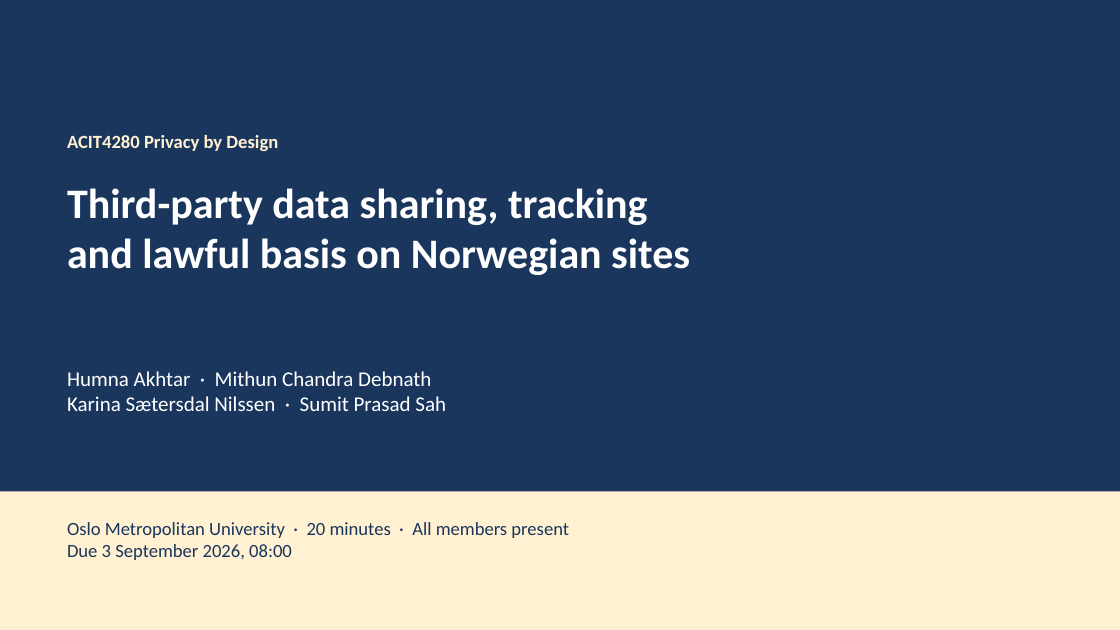
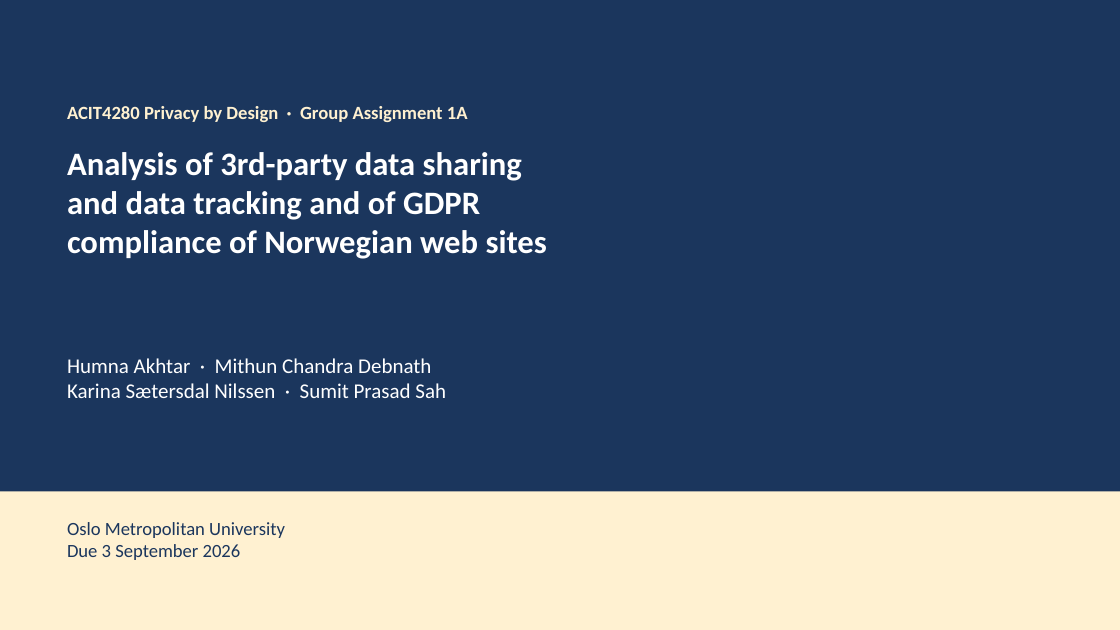
Before and after one commit to kasa031/Bacheloroppgave, a slide deck: slide 1 of ACIT4280_1A_presentation.pptx. Drawn at 1120x630 pixels with LibreOffice and Linux fonts; fonts in the diff are those of the drawing. Boxes give left, top, right and bottom in pixels: in the first picture for what was removed or moved away, otherwise in the second. Text is boxed around its words. In the diff, an @@ line names an element or a change of style, - is before the commit and + after.

```diff
--- a/ACIT4280_1A_presentation.pptx
+++ b/ACIT4280_1A_presentation.pptx
@@ text at bbox=[67, 106, 468, 122]: text changed @@
-ACIT4280 Privacy by Design
+ACIT4280 Privacy by Design · Group Assignment 1A
@@ text at bbox=[67, 152, 547, 259]: text changed; size 36 to 28 pt @@
-Third-party data sharing, tracking
-and lawful basis on Norwegian sites
+Analysis of 3rd-party data sharing
+and data tracking and of GDPR
+compliance of Norwegian web sites
@@ text "Humna Akhtar · Mithun Chandra ...": place and size @@
-text "Humna Akhtar · Mithun Chandra ..." at bbox=[67, 371, 446, 411]
+text "Humna Akhtar · Mithun Chandra ..." at bbox=[67, 358, 446, 398]
@@ text at bbox=[67, 522, 285, 560]: text changed @@
-Oslo Metropolitan University · 20 minutes · All members present
-Due 3 September 2026, 08:00
+Oslo Metropolitan University
+Due 3 September 2026
```
Also in this commit, not shown: 16 other slides changed, 1 slide removed, 4 other files.
